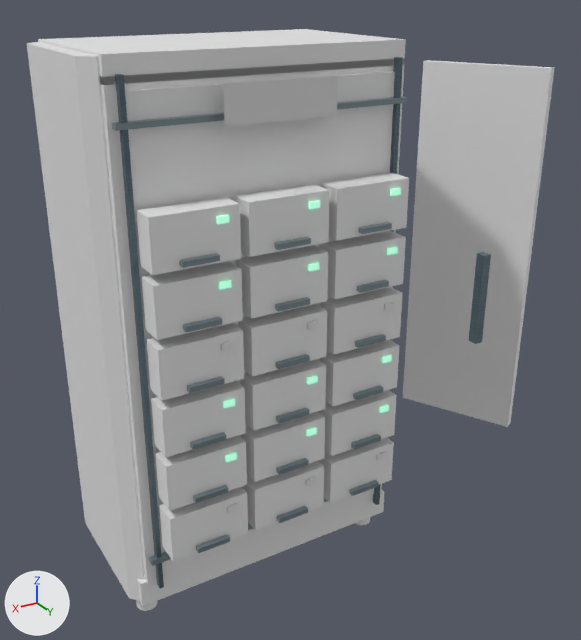
Before and after pictures for a commit that changed the glTF model assets/equipment/spares_cabinet.glb.
Before and after are seen from a 50 mm camera at (1.24, 2.52, 2.16) aimed at (-0.19, 0.13, 0.97). Arrows for +X, +Y and +Z are at lower left; the lights stay in place. The first picture is the older version. Where no turn or scale is listed for an object, it has been applied to the vertices.

The first picture shows 'Door_Hinge__trim', 'Open_Door__shell', 'Parts_Labels__mint', 'Parts_Organisers__cream', 'Tray_Handles__alloy', 'front_frame__graphite', 'interior__carbon', 'static__alloy', 'static__graphite', 'static__label_MT-01', 'static__shell', 'static__trim' and 2 more.
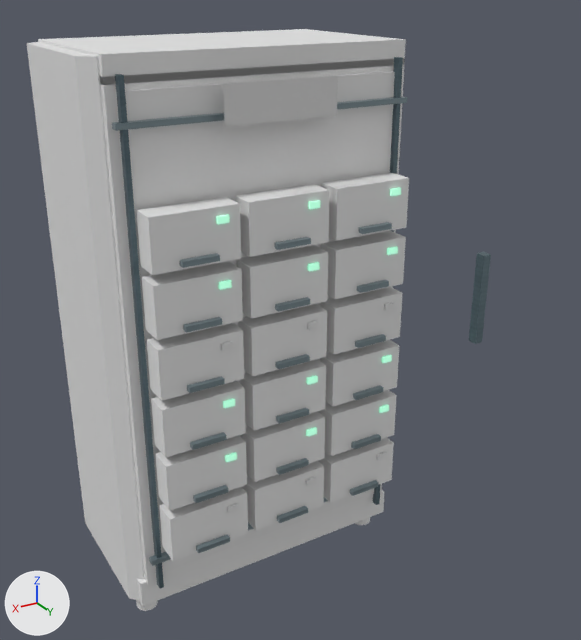
Boxes [x1, y1, x2, y2] around the edits, measured in the pictures (581 x 640 px):
'Open_Door__shell', deleted
    before: [403, 60, 555, 427]

The change, as a diff of the scene's bpy script:
```diff
--- a/assets/equipment/spares_cabinet.glb.py
+++ b/assets/equipment/spares_cabinet.glb.py
@@ ob_open_door__shell @@
-ob_open_door__shell = bpy.data.objects.new('Open_Door__shell', me_open_door__shell)
-ob_open_door__shell.location = (0.0, 0.0, 0.0)
```
